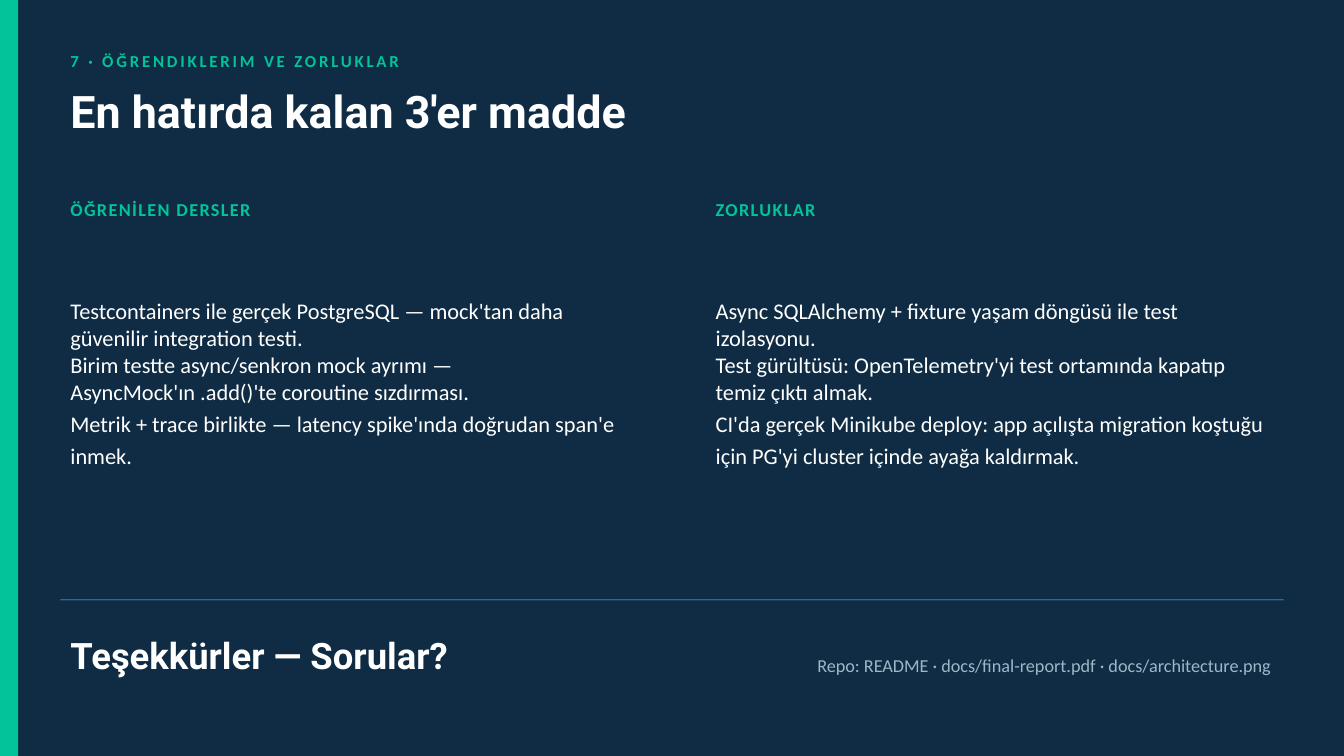
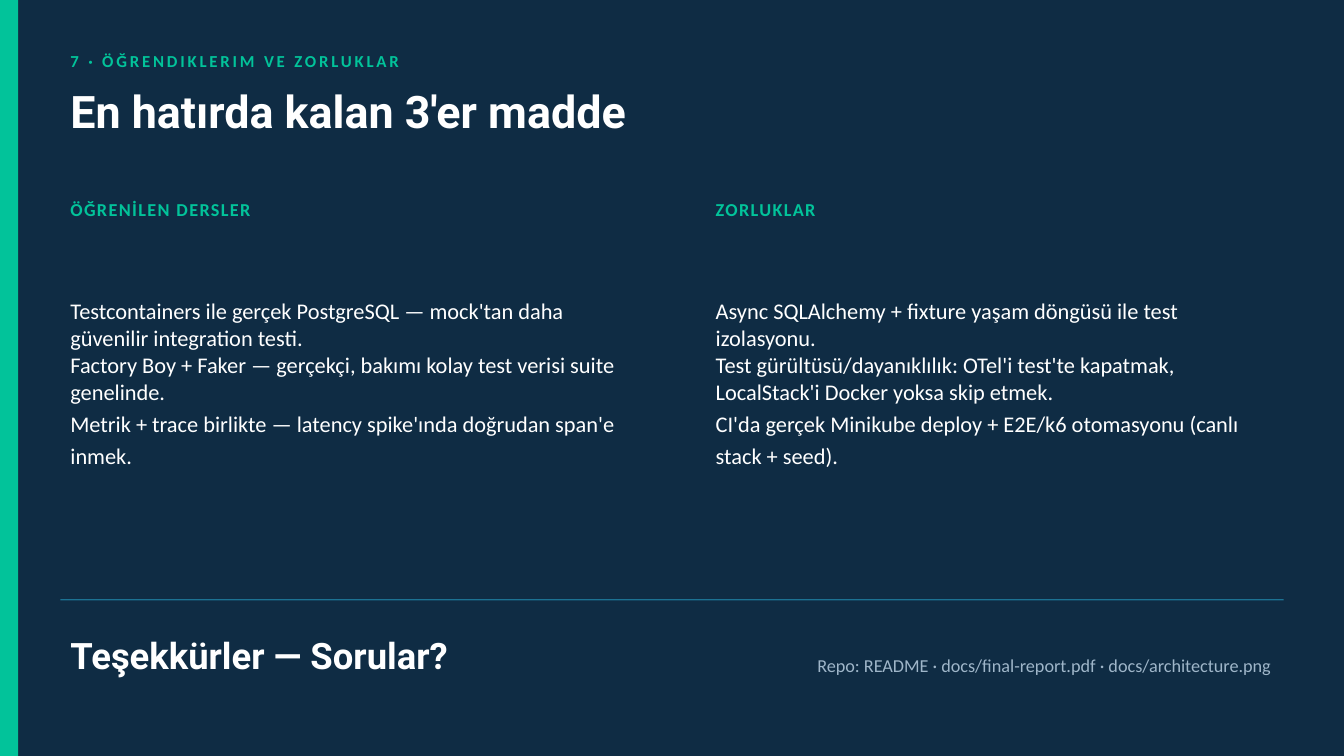
Before and after one commit to BurakTz/bakoda, a slide deck: slide 8 of docs/slides.pptx. Drawn at 1344x756 pixels with LibreOffice and Linux fonts; fonts in the diff are those of the drawing. Boxes give left, top, right and bottom in pixels: in the first picture for what was removed or moved away, otherwise in the second. Text is boxed around its words. In the diff, an @@ line names an element or a change of style, - is before the commit and + after.

Commit message:
fix: factory boy + faker

```diff
--- a/docs/slides.pptx
+++ b/docs/slides.pptx
@@ text at [70, 303, 614, 464]: text changed @@
-• Testcontainers ile gerçek PostgreSQL — mock'tan daha güvenilir integration testi.
-  Birim testte async/senkron mock ayrımı — AsyncMock'ın .add()'te coroutine sızdırması.
-  Metrik + trace birlikte — latency spike'ında doğrudan span'e inmek.
+• Testcontainers ile gerçek PostgreSQL — mock'tan daha güvenilir integration testi.
+  Factory Boy + Faker — gerçekçi, bakımı kolay test verisi suite genelinde.
+  Metrik + trace birlikte — latency spike'ında doğrudan span'e inmek.
@@ text at [716, 303, 1239, 467]: text changed @@
-• Async SQLAlchemy + fixture yaşam döngüsü ile test izolasyonu.
-  Test gürültüsü: OpenTelemetry'yi test ortamında kapatıp temiz çıktı almak.
-  CI'da gerçek Minikube deploy: app açılışta migration koştuğu için PG'yi cluster içinde ayağa kaldırmak.
+• Async SQLAlchemy + fixture yaşam döngüsü ile test izolasyonu.
+  Test gürültüsü/dayanıklılık: OTel'i test'te kapatmak, LocalStack'i Docker yoksa skip etmek.
+  CI'da gerçek Minikube deploy + E2E/k6 otomasyonu (canlı stack + seed).
```
Also in this commit, not shown: 3 other slides changed, 18 other files.
